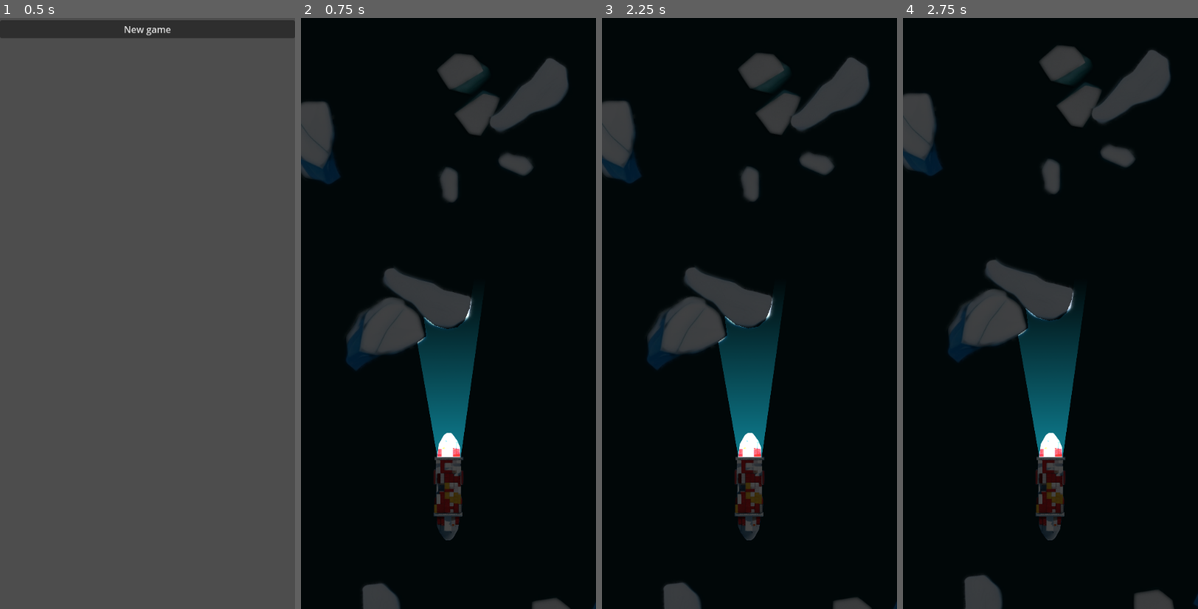
Above: before the commit, frames 1-4 (left to right).
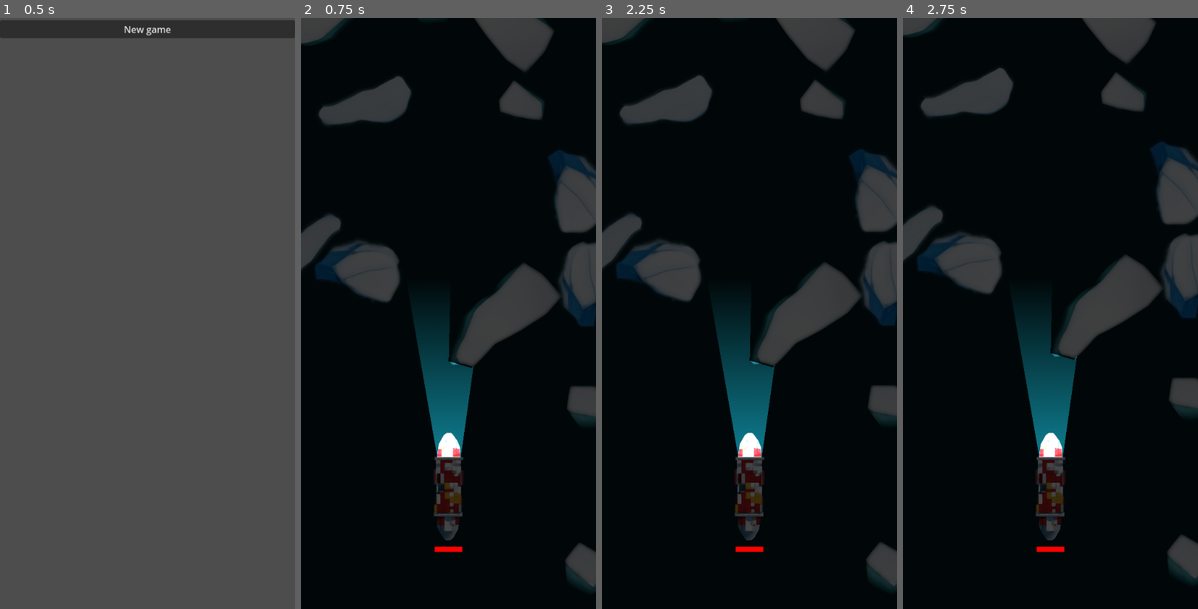
Above: after the commit, the same moments.

Repository: spatker/dont_break_the_ice
Game: Godot game, scene res://win_screen.tscn
The game is run twice, just before and just after one commit, with the same random seed, the same clock (stepped at 60 frames per second) and the same inputs. This scene is started directly instead of the project's main scene.
Inputs:
- Up to frame 1 (0.5 s): no input
- Up to frame 2 (0.75 s): click "New game" at 0.5 s
- Up to frame 3 (2.25 s): tap Enter at 1.25 s; hold D (steer_right) 1.28-2.03 s; tap Space at 2 s; hold S (brake) from 2.03 s (still down)
- Up to frame 4 (2.75 s): keep holding S (brake)

Frame 1 is identical in both runs. In frame 2, 22% of the frame differs, in the area x 0-100%, y 0-100%; in frame 3, 22%; in frame 4, 22%.

Commit message:
add restart button and health bar
Signed-off-by: Peter Suti <spatker@gmail.com>

Diff:
--- a/restart.gd
+++ /dev/null
@@ -1,5 +0,0 @@
-extends Button
-
-
-func _on_button_up():
-	get_tree().change_scene_to_file("res://world.tscn")
--- a/win_screen.tscn
+++ b/win_screen.tscn
@@ -1,6 +1,12 @@
-[gd_scene load_steps=2 format=3 uid="uid://b3iymswu2qlau"]
+[gd_scene load_steps=2 format=3 uid="uid://ckgxnrhcjiorg"]
 
-[ext_resource type="Script" path="res://restart.gd" id="1_5rrea"]
+[sub_resource type="GDScript" id="GDScript_hyl4a"]
+script/source = "extends Button
+
+
+func _on_button_up():
+	get_tree().change_scene_to_file(\"res://world.tscn\")
+"
 
 [node name="Control" type="Control"]
 layout_mode = 3
@@ -9,28 +15,24 @@
 anchor_bottom = 1.0
 
 [node name="VBoxContainer" type="VBoxContainer" parent="."]
-layout_mode = 0
 offset_right = 512.0
 offset_bottom = 496.0
 
 [node name="HBoxContainer" type="HBoxContainer" parent="VBoxContainer"]
-layout_mode = 2
 offset_right = 512.0
 offset_bottom = 42.0
 
 [node name="RichTextLabel" type="RichTextLabel" parent="VBoxContainer/HBoxContainer"]
-layout_mode = 2
 offset_bottom = 42.0
 theme_override_font_sizes/normal_font_size = 30
 text = "You've escaped"
 fit_content_height = true
 
 [node name="Button" type="Button" parent="VBoxContainer"]
-layout_mode = 2
 offset_top = 46.0
 offset_right = 512.0
 offset_bottom = 77.0
 text = "New game"
-script = ExtResource("1_5rrea")
+script = SubResource("GDScript_hyl4a")
 
 [connection signal="button_up" from="VBoxContainer/Button" to="VBoxContainer/Button" method="_on_button_up"]
--- a/world.gd
+++ b/world.gd
@@ -1,10 +1,13 @@
 extends Node2D
 
-const board_size = 600
-const num_icebergs = 30
+const board_size = 6000
+const num_icebergs = 3000
 const safe_zone_size = 256
 
 @onready var player = get_node("ship")
+@onready var health_bar = get_node("ship/health_bar")
+@onready var new_game = get_node("new_game")
+@onready var game_end_text = get_node("new_game/win_text")
 
 # Called when the node enters the scene tree for the first time.
 func _ready():
@@ -32,15 +35,23 @@
 	player.died.connect(_on_died)
 
 func _on_update_health():
-	print_debug(player.health)
+	health_bar.value = player.health
 
 func _on_died():
-	print_debug(player.health)
+	game_end_text.text = "[center]The ship has taken too much damage![/center]"
+	new_game.position = player.position
+	new_game.visible = true
 
 func _win():
-	get_tree().change_scene_to_file("res://win_screen.tscn")
+	game_end_text.text = "[center]Congrats! You've escaped![/center]"
+	new_game.position = player.position
+	new_game.visible = true
 
 # Called every frame. 'delta' is the elapsed time since the previous frame.
 func _process(delta):
 	if absf(player.position.x) > board_size or absf(player.position.y) > board_size:
 		_win()
+
+
+func _on_button_pressed():
+	get_tree().change_scene_to_file("res://world.tscn")
--- a/world.tscn
+++ b/world.tscn
@@ -1,26 +1,78 @@
-[gd_scene load_steps=4 format=3 uid="uid://ycp236ulrvm1"]
+[gd_scene load_steps=8 format=3 uid="uid://ycp236ulrvm1"]
 
 [ext_resource type="Script" path="res://world.gd" id="1_6vcjg"]
 [ext_resource type="PackedScene" uid="uid://co4wfi3g7c3qk" path="res://ship.tscn" id="1_dkl2f"]
 [ext_resource type="Texture2D" uid="uid://dmpas1qcrf15w" path="res://assets/background.png" id="3_46gyk"]
 
+[sub_resource type="CanvasItemMaterial" id="CanvasItemMaterial_dwkxn"]
+light_mode = 1
+
+[sub_resource type="CanvasItemMaterial" id="CanvasItemMaterial_jesm0"]
+light_mode = 1
+
+[sub_resource type="StyleBoxFlat" id="StyleBoxFlat_hv0wj"]
+bg_color = Color(100, 0, 0, 0.28)
+
+[sub_resource type="StyleBoxFlat" id="StyleBoxFlat_gkfj0"]
+bg_color = Color(100, 0, 0, 1)
+
 [node name="world" type="Node2D"]
 script = ExtResource("1_6vcjg")
+
+[node name="new_game" type="Node2D" parent="."]
+visible = false
+
+[node name="win_text" type="RichTextLabel" parent="new_game"]
+material = SubResource("CanvasItemMaterial_dwkxn")
+offset_left = -256.0
+offset_top = -128.0
+offset_right = 256.0
+offset_bottom = -32.0
+size_flags_vertical = 3
+bbcode_enabled = true
+text = "[center]Example[/center]"
+
+[node name="VBoxContainer" type="VBoxContainer" parent="new_game"]
+offset_left = -256.0
+offset_top = -32.0
+offset_right = 256.0
+
+[node name="new_game_button" type="Button" parent="new_game/VBoxContainer"]
+material = SubResource("CanvasItemMaterial_jesm0")
+layout_mode = 2
+offset_right = 512.0
+offset_bottom = 31.0
+text = "New Game"
 
 [node name="CanvasModulate" type="CanvasModulate" parent="."]
 color = Color(0.270588, 0.270588, 0.270588, 1)
 
 [node name="Sprite2D" type="Sprite2D" parent="."]
 scale = Vector2(128, 128)
+z_index = -2
 texture = ExtResource("3_46gyk")
 
 [node name="ship" parent="." instance=ExtResource("1_dkl2f")]
 rotation = -1.5708
 scale = Vector2(0.6, 0.6)
-z_index = 1
+z_index = -1
+
+[node name="health_bar" type="ProgressBar" parent="ship"]
+offset_left = -173.0
+offset_top = -40.0
+offset_right = -93.0
+offset_bottom = -24.0
+rotation = 1.5708
+theme_override_styles/background = SubResource("StyleBoxFlat_hv0wj")
+theme_override_styles/fill = SubResource("StyleBoxFlat_gkfj0")
+max_value = 6.0
+value = 6.0
+show_percentage = false
 
 [node name="Camera2D" type="Camera2D" parent="ship"]
 position = Vector2(0.00012207, 0)
 offset = Vector2(0, -300)
 current = true
 rotation_smoothing_enabled = true
+
+[connection signal="pressed" from="new_game/VBoxContainer/new_game_button" to="." method="_on_button_pressed"]
